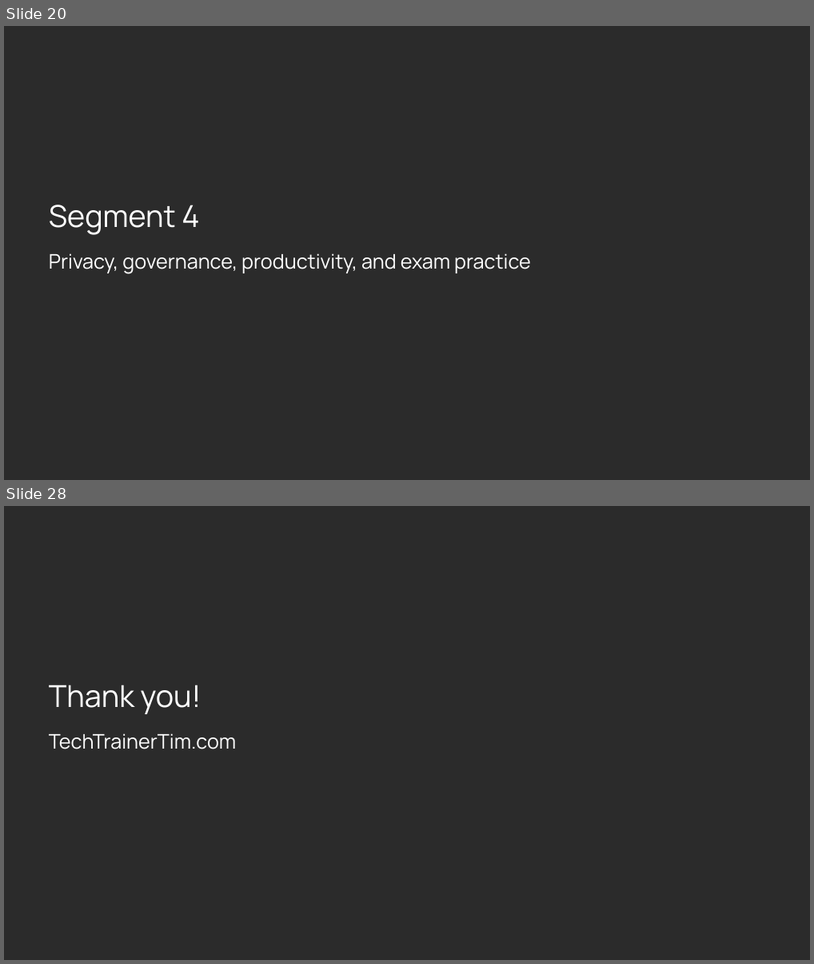
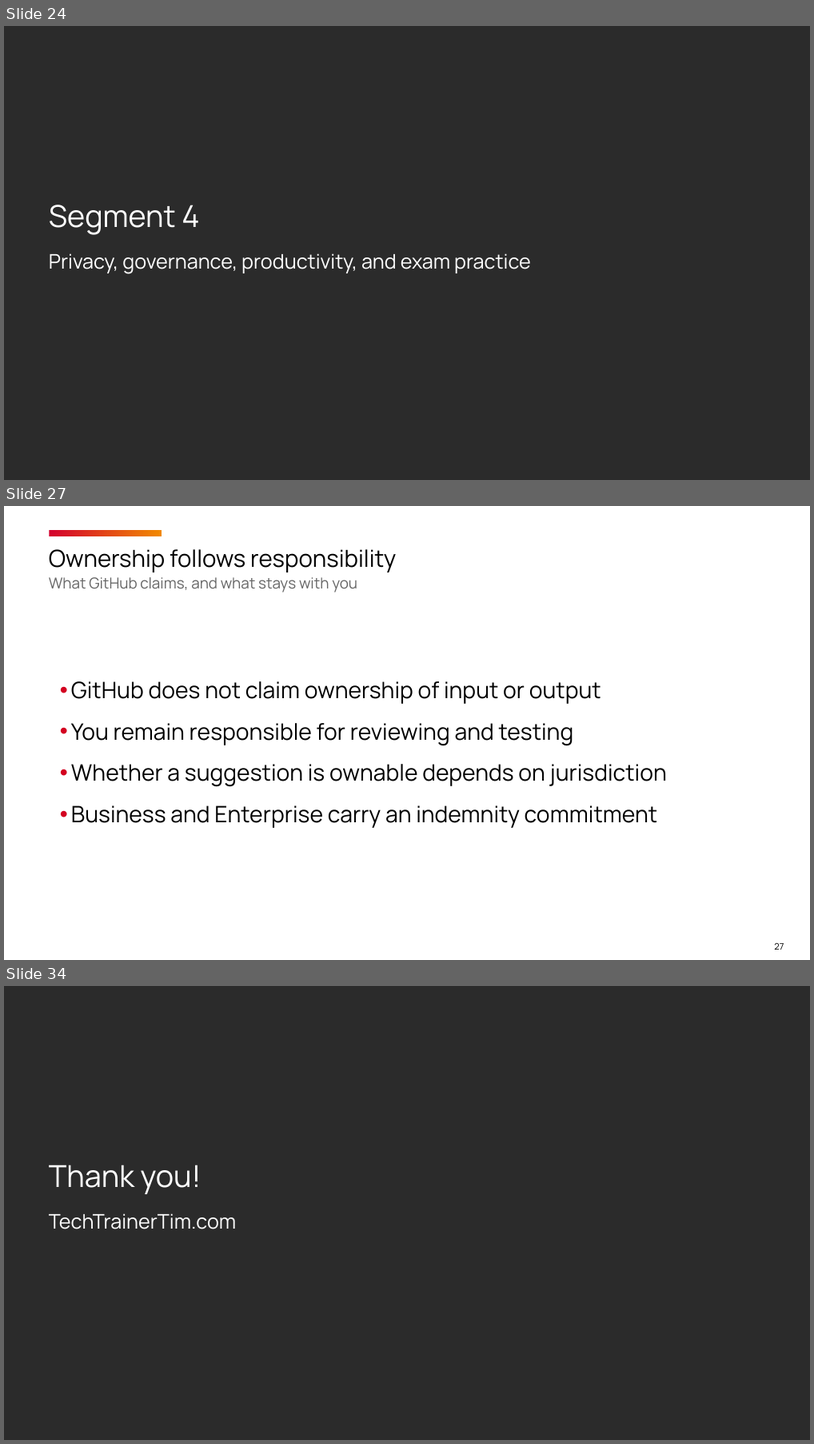
Before and after one commit to timothywarner-org/copilot-cert-prep, a slide deck: warner-github-cert-prep-september-2026.pptx. Shown one above the other, each under a label of ours: slides 20 and 28 before the commit, slides 24, 27 and 34 after it; the slides between them are not shown. The pictures are 814x964 and 814x1444 pixels, drawn with LibreOffice and Linux fonts; fonts in the diff are those of the drawing; background and template pictures are left out; a plain dark background stands for a picture behind light text. Boxes give left, top, right and bottom in pixels: in the first picture for what was removed or moved away, otherwise in the second. Text is boxed around its words. In the diff, an @@ line names an element or a change of style, - is before the commit and + after.

```diff
--- a/warner-github-cert-prep-september-2026.pptx
+++ b/warner-github-cert-prep-september-2026.pptx
@@ slide 27 added at (x1=4, y1=506, x2=810, y2=960), background #FFFFFF @@
@@ title added at (x1=49, y1=549, x2=396, y2=592), 13.5 pt, text #666666 @@
+Ownership follows responsibility
+What GitHub claims, and what stays with you
@@ rectangle added at (x1=50, y1=530, x2=162, y2=536), fill gradient #D3002D to #F18901 @@
@@ text added at (x1=71, y1=681, x2=667, y2=828), 20.2 pt, text #000000 @@
+• GitHub does not claim ownership of input or output
+• You remain responsible for reviewing and testing
+• Whether a suggestion is ownable depends on jurisdiction
+• Business and Enterprise carry an indemnity commitment
@@ page number added at (x1=774, y1=942, x2=784, y2=949), 8 pt, text #000000 @@
+27
@@ what was slide 20 is now slide 24 @@
@@ what was slide 28 is now slide 34 @@
```
Also in this commit, not shown: 9 slides changed, 5 other slides added, 2 other files.
